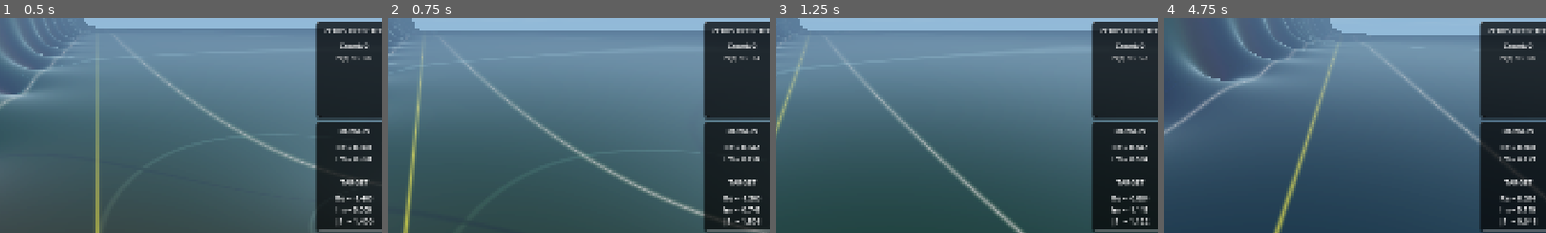
Above: before the commit, frames 1-4 (left to right).
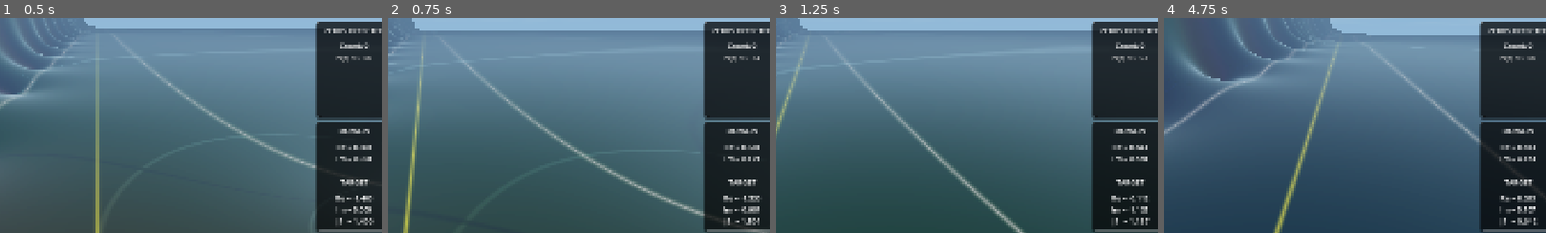
Above: after the commit, the same moments.

Repository: allanino/complex-functions-explorer
Game: Godot game, scene res://core/main.tscn
The game is run twice, just before and just after one commit, with the same random seed, the same clock (stepped at 60 frames per second) and the same inputs.
Inputs (mouse positions are % of the whole screen's width and height, from its top left):
- Up to frame 1 (0.5 s): no input
- Up to frame 2 (0.75 s): tap Enter at 0.5 s; move the mouse to (55, 50) at 0.52 s; hold W (move_forward) from 0.53 s (still down); tap G at 0.6 s; click (55, 50) at 0.67 s
- Up to frame 3 (1.25 s): keep holding W (move_forward); tap Space at 0.77 s
- Up to frame 4 (4.75 s): keep holding W (move_forward); move the mouse to (45, 50) at 1.27 s; tap N at 1.35 s; click (45, 50) at 1.42 s; tap Space at 1.52, 3.02, 3.77, 4.52 s; move the mouse to (52, 48) at 2.02 s; tap C at 2.1 s; click (52, 48) at 2.17 s; move the mouse to (49, 52) at 2.77 s; tap Z at 2.85 s; click (49, 52) at 2.92 s; move the mouse to (57, 51) at 3.52 s; tap R at 3.6 s; click (57, 51) at 3.67 s; move the mouse to (42, 49) at 4.27 s; tap Shift at 4.35 s; click (42, 49) at 4.42 s
The pictures show only the part of the screen within x 37-87%, y 49-99%; the shares and areas given below are measured in that part.

Frame 1 is identical in both runs. In frame 2, 0.2% of the frame differs, in the area x 94-98%, y 59-97%; in frame 3, 0.2%, in the area x 94-98%, y 18-97%; in frame 4, 0.2%.

Commit message:
Optimize HUD zeroes rendering and frame updates
- Halved the HUD update rate by skipping every other frame for UI layout and label text.
- Shader uniform updates correctly execute every frame to avoid visual stutter.
- Capped the Zeros list display to 10 elements by default, appending '...' if more exist.
- Dynamic layout expands to 1000 items while scrolling.
- Connected scroll detection to both gui_input and v_scroll_bar.value_changed to correctly cover mouse wheel, touch drag, and direct thumb manipulation.

Co-authored-by: allanino <5325241+allanino@users.noreply.github.com>

Diff:
--- a/ui/main_ui.gd
+++ b/ui/main_ui.gd
@@ -24,6 +24,11 @@
 var current_scale = 2.0
 var _last_zeros_visible: bool = false
 const BASE_HUD_PANEL_SIZE: float = 190.0
+var _skip_hud_update: bool = false
+var _is_scrolling_zeros: bool = false
+var _last_zeros_count: int = -1
+var _last_scrolling_state: bool = false
+var _scroll_timer: float = 0.0
 
 func _ready():
 	portal_flash = ColorRect.new()
@@ -49,6 +54,22 @@
 
 	_last_zeros_visible = Config.show_hud_zeros
 
+	var scroll_container = zeros_list_label.get_parent() as ScrollContainer
+	if scroll_container:
+		scroll_container.gui_input.connect(_on_zeros_scroll_gui_input)
+		var vbar = scroll_container.get_v_scroll_bar()
+		vbar.value_changed.connect(_on_zeros_scroll_changed)
+
+
+func _on_zeros_scroll_gui_input(event: InputEvent):
+	if event is InputEventMouseButton:
+		if event.button_index == MOUSE_BUTTON_WHEEL_UP or event.button_index == MOUSE_BUTTON_WHEEL_DOWN:
+			_scroll_timer = 2.0
+	elif event is InputEventScreenDrag:
+		_scroll_timer = 2.0
+
+func _on_zeros_scroll_changed(_value: float):
+	_scroll_timer = 2.0
 
 func apply_aa():
 	var vp = get_viewport()
@@ -84,6 +105,14 @@
 	return (T / (2.0 * PI)) * (log(T / (2.0 * PI)) - 1.0) + 7.0 / 8.0
 
 func _process(_delta):
+	if _scroll_timer > 0.0:
+		_scroll_timer -= _delta
+		_is_scrolling_zeros = true
+	else:
+		_is_scrolling_zeros = false
+
+	_skip_hud_update = not _skip_hud_update
+
 	if Config.show_hud_zeros and not _last_zeros_visible:
 		Config.rvm_start_t = abs(player.global_position.z * 0.1 / Config.effective_zoom)
 	_last_zeros_visible = Config.show_hud_zeros
@@ -119,33 +148,44 @@
 
 	var f = player.current_f
 
-	# Update Zeta Zeros display
 	var f_data = Config.function
-	zeros_panel.visible = Config.show_hud_zeros
-
-	if Config.show_hud_zeros:
-		var total_count = Config.visited_zeros.size()
-		var last_zeros_text = ""
-		var zero = Vector2(0.0, 0.0)
-
-		# Show all visited zeros in the scrolling list
-		for i in range(total_count - 1, -1, -1):
-			zero = Config.visited_zeros[i]
-			last_zeros_text += "(%s, %s)\n" % [_format_float_3(zero[0]), _format_float_3(zero[1])]
-
-		zeros_count_label.text = "Count: %d" % total_count
-
-		# Riemann-von Mangoldt formula: N(T) ≈ (T/2π) log(T/2πe) + 7/8
-		if Config.show_rvm and f_data.get("has_von_mangoldt", false):
-			var T = abs(z * 0.1 / Config.effective_zoom)
-			var val = _get_rvm_n(T) - _get_rvm_n(Config.rvm_start_t)
-			val = max(0.0, val)
-			rvm_label.text = "N(t) ≈ %.2f" % val
-			rvm_label.visible = true
-		else:
-			rvm_label.visible = false
-
-		zeros_list_label.text = last_zeros_text
+	if not _skip_hud_update:
+		# Update Zeta Zeros display
+		zeros_panel.visible = Config.show_hud_zeros
+
+		if Config.show_hud_zeros:
+			var total_count = Config.visited_zeros.size()
+
+			if total_count != _last_zeros_count or _is_scrolling_zeros != _last_scrolling_state:
+				_last_zeros_count = total_count
+				_last_scrolling_state = _is_scrolling_zeros
+
+				var last_zeros_text = ""
+				var zero = Vector2(0.0, 0.0)
+
+				var limit = 1000 if _is_scrolling_zeros else 10
+				var iter_count = min(total_count, limit)
+
+				# Show all visited zeros in the scrolling list
+				for i in range(total_count - 1, total_count - 1 - iter_count, -1):
+					zero = Config.visited_zeros[i]
+					last_zeros_text += "(%s, %s)\n" % [_format_float_3(zero[0]), _format_float_3(zero[1])]
+
+				if total_count > limit:
+					last_zeros_text += "•••\n"
+
+				zeros_count_label.text = "Count: %d" % total_count
+				zeros_list_label.text = last_zeros_text
+
+			# Riemann-von Mangoldt formula: N(T) ≈ (T/2π) log(T/2πe) + 7/8
+			if Config.show_rvm and f_data.get("has_von_mangoldt", false):
+				var T = abs(z * 0.1 / Config.effective_zoom)
+				var val = _get_rvm_n(T) - _get_rvm_n(Config.rvm_start_t)
+				val = max(0.0, val)
+				rvm_label.text = "N(t) ≈ %.2f" % val
+				rvm_label.visible = true
+			else:
+				rvm_label.visible = false
 
 	# Update shader uniforms
 	var material = complex_rect.material as ShaderMaterial
@@ -166,39 +206,40 @@
 	var val_fx = f.x
 	var val_fy = f.y
 
-	domain_label.text = "Re = %s\nIm = %s" % [_format_float_3(val_re), _format_float_3(val_im)]
-	var target_text = "Re = %s\nIm = %s\n|f| = %s" % [_format_float_3(val_fx), _format_float_3(val_fy), _format_float_3(f.length())]
-	if f_data.get("is_multivalued", false):
-		target_text += "\nBranch k = %d" % Config.current_branch
-	target_label.text = target_text
-
-	complex_panel.visible = Config.show_hud_complex
-	info_panel.visible = Config.show_hud_navigation
-	monitor_panel.visible = Config.show_hud_monitor_fps or Config.show_hud_monitor_chunks
-	if monitor_panel.visible:
-		var parts = []
-		if Config.show_hud_monitor_fps:
-			parts.append("FPS: %d" % Engine.get_frames_per_second())
-		if Config.show_hud_monitor_chunks and world_manager:
-			var chunks_text = "Chunks"
-			var num_lods = world_manager.LOD_SUBS.size()
-			var lod_counts = []
-			lod_counts.resize(num_lods)
-			lod_counts.fill(0)
-
-			for chunk in world_manager.chunks.values():
-				var lod = chunk.get_meta("lod_level", 0)
-				if lod >= 0 and lod < num_lods:
-					lod_counts[lod] += 1
-
-			for i in range(num_lods):
-				if lod_counts[i] > 0:
-					chunks_text += "\n%d: %d" % [world_manager.LOD_SUBS[i], lod_counts[i]]
-			parts.append(chunks_text)
-
-		fps_label.text = "\n\n".join(parts)
-
-	_update_hud_layout()
+	if not _skip_hud_update:
+		domain_label.text = "Re = %s\nIm = %s" % [_format_float_3(val_re), _format_float_3(val_im)]
+		var target_text = "Re = %s\nIm = %s\n|f| = %s" % [_format_float_3(val_fx), _format_float_3(val_fy), _format_float_3(f.length())]
+		if f_data.get("is_multivalued", false):
+			target_text += "\nBranch k = %d" % Config.current_branch
+		target_label.text = target_text
+
+		complex_panel.visible = Config.show_hud_complex
+		info_panel.visible = Config.show_hud_navigation
+		monitor_panel.visible = Config.show_hud_monitor_fps or Config.show_hud_monitor_chunks
+		if monitor_panel.visible:
+			var parts = []
+			if Config.show_hud_monitor_fps:
+				parts.append("FPS: %d" % Engine.get_frames_per_second())
+			if Config.show_hud_monitor_chunks and world_manager:
+				var chunks_text = "Chunks"
+				var num_lods = world_manager.LOD_SUBS.size()
+				var lod_counts = []
+				lod_counts.resize(num_lods)
+				lod_counts.fill(0)
+
+				for chunk in world_manager.chunks.values():
+					var lod = chunk.get_meta("lod_level", 0)
+					if lod >= 0 and lod < num_lods:
+						lod_counts[lod] += 1
+
+				for i in range(num_lods):
+					if lod_counts[i] > 0:
+						chunks_text += "\n%d: %d" % [world_manager.LOD_SUBS[i], lod_counts[i]]
+				parts.append(chunks_text)
+
+			fps_label.text = "\n\n".join(parts)
+
+		_update_hud_layout()
 
 var _last_hud_state = {}
 
